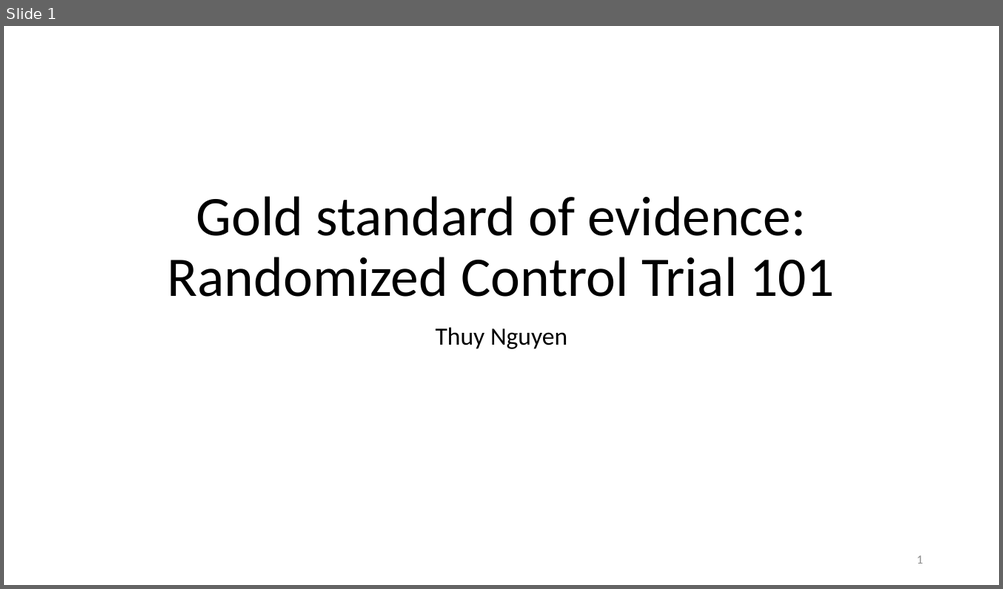
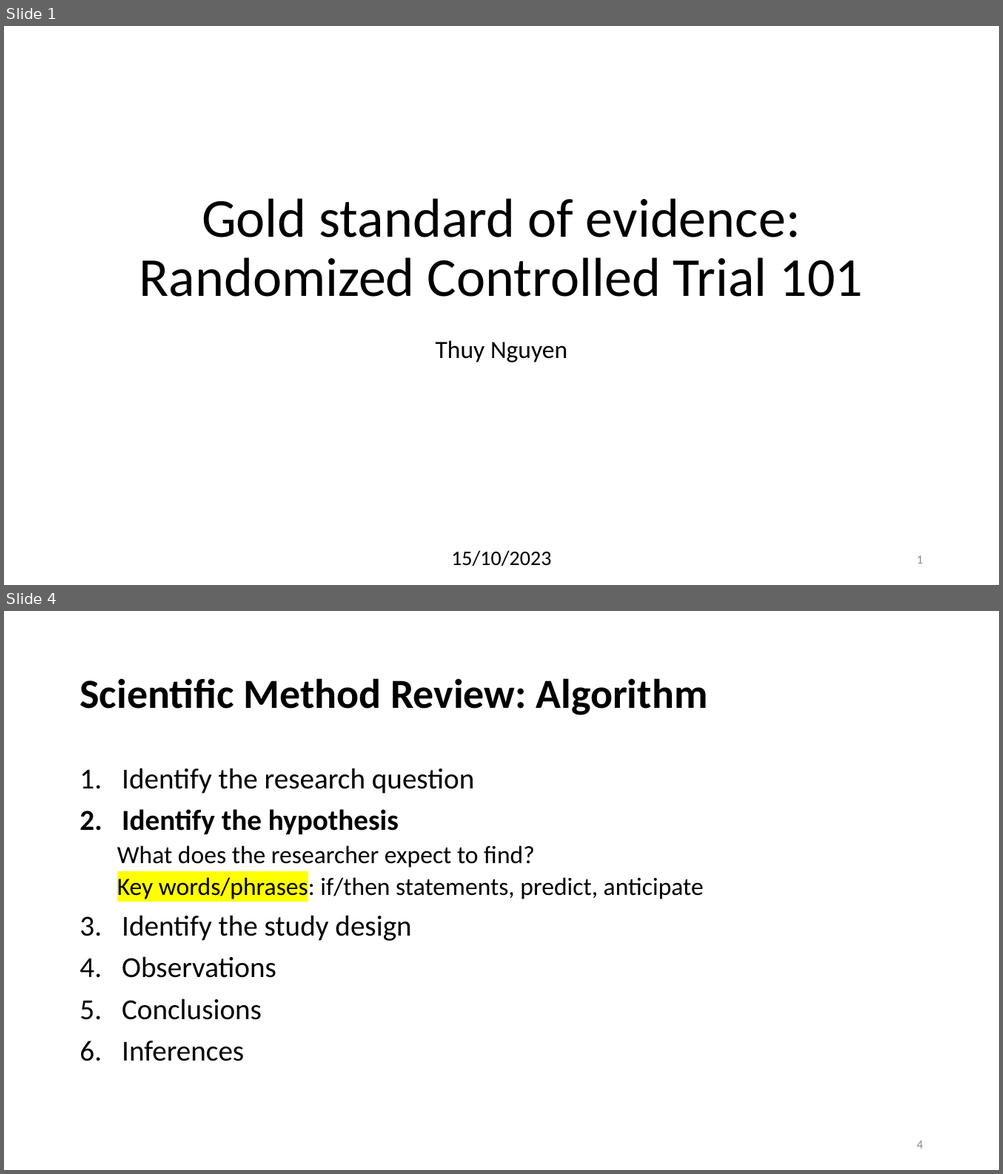
Before and after one commit to thuydtng/Adult-Education, a slide deck: Randomized Control Trial.pptx. Shown one above the other, each under a label of ours: slide 1 before the commit, slides 1 and 4 after it; the slides between them are not shown. The pictures are 1003x589 and 1003x1174 pixels, drawn with LibreOffice and Linux fonts; fonts in the diff are those of the drawing. Boxes give left, top, right and bottom in pixels: in the first picture for what was removed or moved away, otherwise in the second. Text is boxed around its words. In the diff, an @@ line names an element or a change of style, - is before the commit and + after.

Commit message:
Scientific method review

```diff
--- a/Randomized Control Trial.pptx
+++ b/Randomized Control Trial.pptx
@@ slide 4 added at (4,611,999,1170), background #FFFFFF @@
@@ title added at (79,678,708,715), 40 pt, text #000000, bold @@
+Scientific Method Review: Algorithm
@@ text added at (117,768,703,1062), 28 pt, text #000000 @@
+1. Identify the research question
+2. Identify the hypothesis
+  What does the researcher expect to find?
+  Key words/phrases: if/then statements, predict, anticipate
+3. Identify the study design
+4. Observations
+5. Conclusions
+6. Inferences
@@ page number added at (916,1141,922,1149), 12 pt, text #8C8C8C @@
+4
@@ slide 1 changed as well @@
@@ title at (139,198,863,297): text changed; size 54 to 53 pt @@
-Gold standard of evidence:
-Randomized Control Trial 101
+Gold standard of evidence:
+Randomized Controlled Trial 101
@@ subtitle "Thuy Nguyen": place and size @@
-subtitle "Thuy Nguyen" at (435,327,567,349)
+subtitle "Thuy Nguyen" at (435,340,567,363)
@@ text added at (451,551,551,567), 20 pt, text #000000 @@
+15/10/2023
```
Also in this commit, not shown: 15 other slides changed, 7 other slides added, 1 other file.
